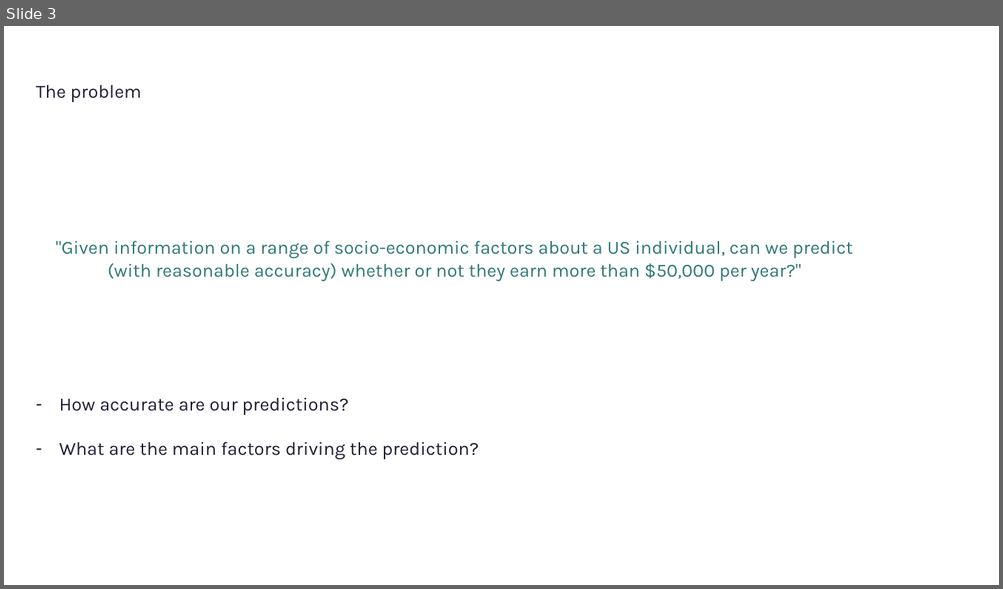
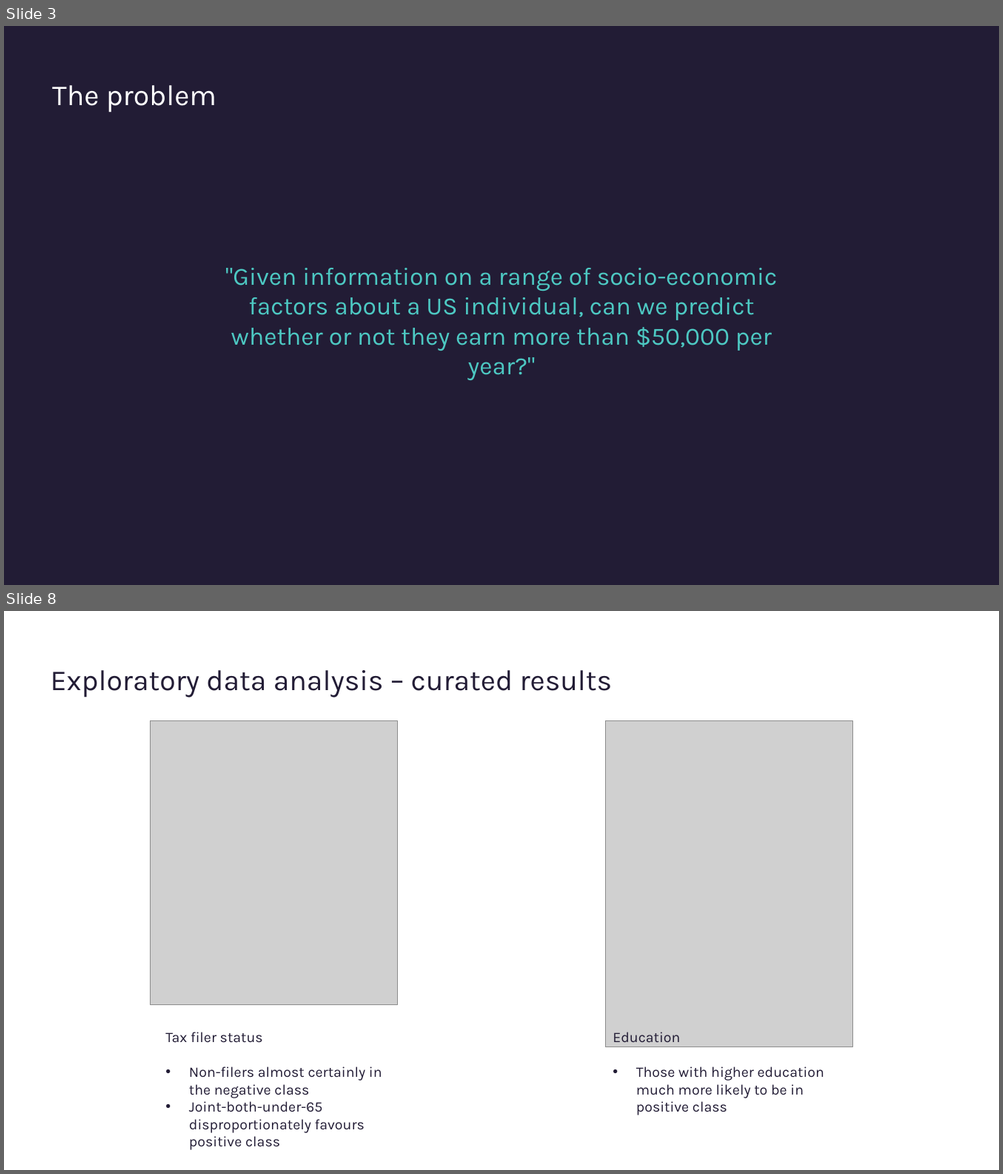
Before and after one commit to srdgaf/us_census, a slide deck: Census.pptx. Shown one above the other, each under a label of ours: slide 3 before the commit, slides 3 and 8 after it; the slides between them are not shown. The pictures are 1003x589 and 1003x1174 pixels, drawn with LibreOffice and Linux fonts; fonts in the diff are those of the drawing; grey boxes stand for pictures. Boxes give left, top, right and bottom in pixels: in the first picture for what was removed or moved away, otherwise in the second. Text is boxed around its words. In the diff, an @@ line names an element or a change of style, - is before the commit and + after.

```diff
--- a/Census.pptx
+++ b/Census.pptx
@@ slide 8 added at (4, 611, 999, 1170), background #FFFFFF @@
@@ text added at (51, 670, 612, 698), 28 pt, text #221C35 @@
+Exploratory data analysis – curated results
@@ picture added at (151, 721, 397, 1005) @@
@@ picture added at (606, 721, 852, 1048) @@
@@ text added at (165, 1032, 382, 1150), 14 pt, text #221C35 @@
+Tax filer status
+• Non-filers almost certainly in the negative class
+• Joint-both-under-65 disproportionately favours positive class
@@ text added at (612, 1032, 824, 1116), 14 pt, text #221C35 @@
+Education
+• Those with higher education much more likely to be in positive class
@@ slide 3 changed as well @@
@@ background #FFFFFF to #221C35 @@
@@ text added at (52, 85, 216, 113), 28 pt, text #FFFFFF @@
+The problem
@@ text at (225, 268, 777, 351): text changed; size 18 to 24 pt; text colour #2E7975 to #4DC9C3 @@
-The problem
-"Given information on a range of socio-economic factors about a US individual, can we predict
-(with reasonable accuracy) whether or not they earn more than $50,000 per year?"
-– How accurate are our predictions?
-– What are the main factors driving the prediction?
+"Given information on a range of socio-economic factors about a US individual, can we predict whether or not they earn more than $50,000 per year?"
```
Also in this commit, not shown: 7 other slides changed, 6 other slides added, 7 slides removed.
